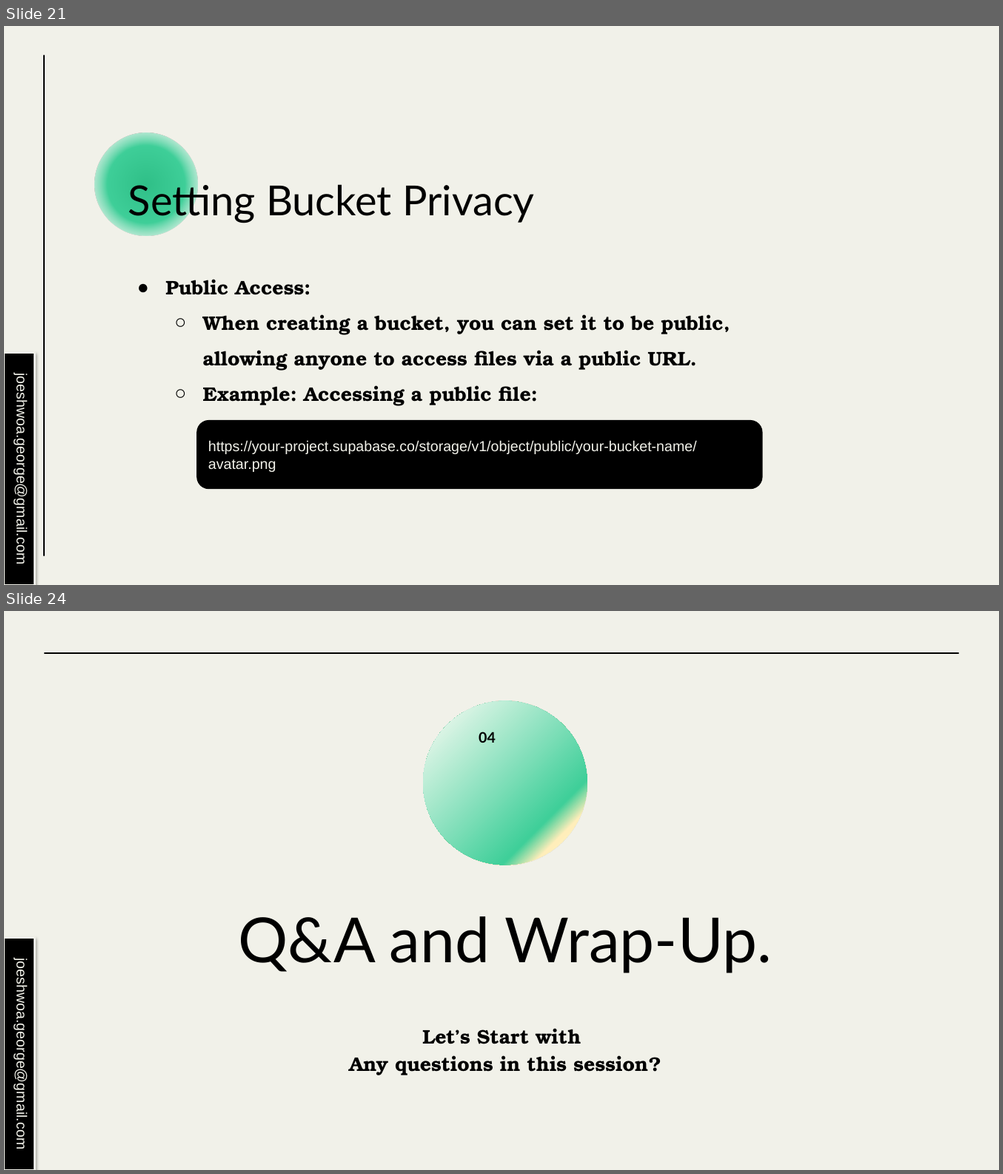
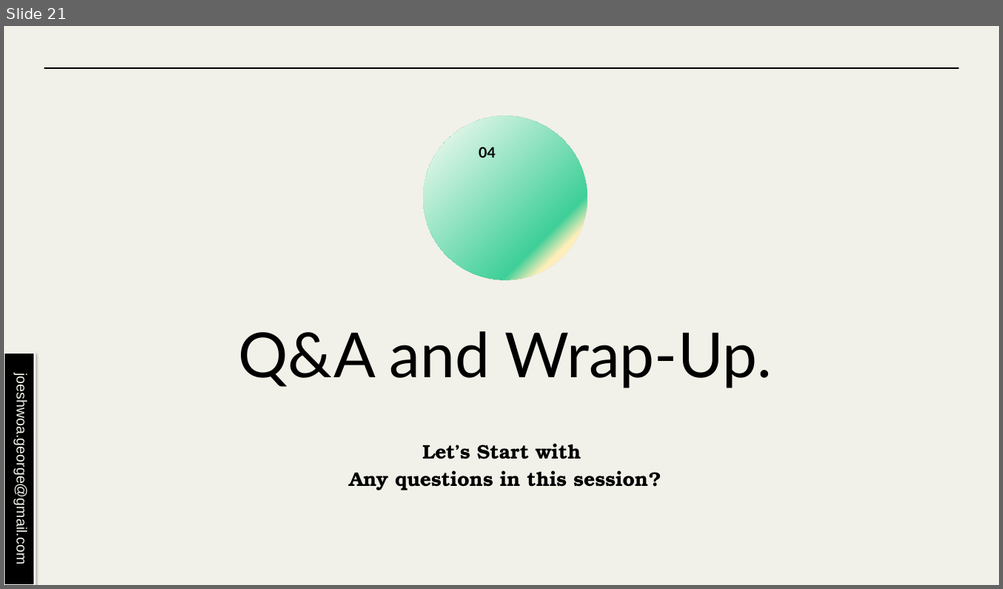
Before and after one commit to joeshwoa/Supabase_course_content, a slide deck: Mastering Supabase Session7.pptx. Shown one above the other, each under a label of ours: slides 21 and 24 before the commit, slide 21 after it; the slides between them are not shown. The pictures are 1003x1174 and 1003x589 pixels, drawn with LibreOffice and Linux fonts; fonts in the diff are those of the drawing. Boxes give left, top, right and bottom in pixels: in the first picture for what was removed or moved away, otherwise in the second. Text is boxed around its words. In the diff, an @@ line names an element or a change of style, - is before the commit and + after.

```diff
--- a/Mastering Supabase Session7.pptx
+++ b/Mastering Supabase Session7.pptx
@@ slide 21 removed at box(4, 26, 999, 585), background #F1F1E9 @@
@@ line removed from (44, 56) to (44, 556) @@
@@ ellipse removed at box(94, 133, 197, 235) @@
@@ title removed at box(128, 179, 535, 223) @@
-Setting Bucket Privacy
@@ text removed at box(165, 279, 729, 406) @@
-● Public Access:
-  ○ When creating a bucket, you can set it to be public, allowing anyone to access files via a public URL.
-  ○ Example: Accessing a public file:
@@ rectangle removed at box(5, 353, 35, 585) @@
-joeshwoa.george@gmail.com
@@ rounded rectangle removed at box(198, 421, 762, 488) @@
-https://your-project.supabase.co/storage/v1/object/public/your-bucket-name/avatar.png
@@ what was slide 24 is now slide 21 @@
```
Also in this commit, not shown: 12 slides changed, 9 slides added, 12 other slides removed, 12 other files.
